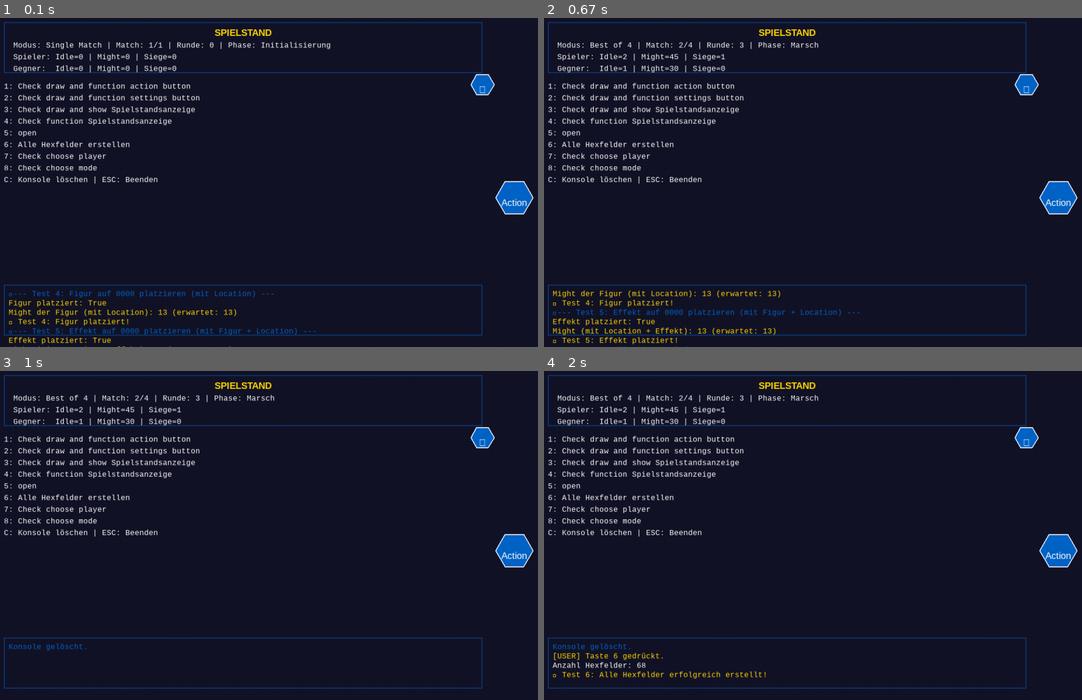
Above: before the commit, frames 1-4 (two rows, left to right).
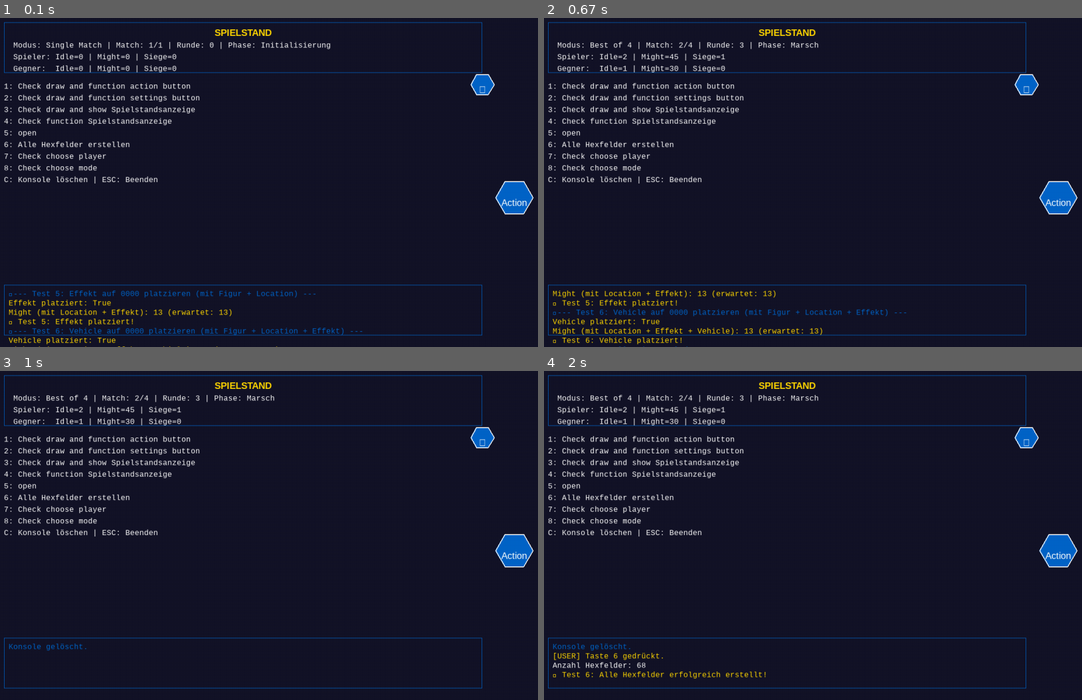
Above: after the commit, the same moments.

Repository: falkstergaming/Assault
Game: pygame game, started from main.py
Same seed, same stepped clock (60 frames per second), same inputs: the game is played once before the commit and once after it.
Inputs (mouse positions are in pixels of both pictures, inside the frame that each line leads up to):
- Up to frame 1 (0.1 s): no input
- Up to frame 2 (0.67 s): tap 4 at 0.33 s
- Up to frame 3 (1 s): tap C at 0.67 s
- Up to frame 4 (2 s): click "Action" at 1.05 s; click (646, 466) at 1.38 s; tap C at 1.73 s; click (796, 568) at 1.75 s; tap 6 at 1.82 s

The runs differ from the first frame. In frame 1, 1.5% of the frame differs, in the area x 1-68%, y 82-100%; in frame 2, 1.4%; in frame 3, nothing differs; in frame 4, nothing differs.

Commit message:
Vehicle Test 0000 eingeführt

Diff:
--- a/core/game/board.py
+++ b/core/game/board.py
@@ -9,13 +9,15 @@
 from core.entities.figure import Figure      # ✅ Importiere die Klassen
 from core.entities.location import Location  # ✅
 from core.entities.effect import Effect        # ✅
+from core.entities.vehicle import Vehicle      # ✅ Vehicle-Unterstützung
 
 if TYPE_CHECKING:  # Vermeidet Zirkelimports zur Laufzeit
     from core.entities.figure import Figure
     from core.entities.location import Location
     from core.entities.effect import Effect
-
-T = TypeVar('T', BaseEntity, Figure, Location, Effect)  # Generischer Typ für Entities
+    from core.entities.vehicle import Vehicle
+
+T = TypeVar('T', BaseEntity, Figure, Location, Effect, Vehicle)  # Generischer Typ für Entities
 
 class Board:
     """
@@ -37,6 +39,7 @@
         self._figures: Dict[str, BaseEntity] = {}      # {hex_id: Figure}
         self._locations: Dict[str, BaseEntity] = {}   # {hex_id: Location}
         self._effects: Dict[str, BaseEntity] = {}     # {hex_id: Effect}
+        self._vehicles: Dict[str, BaseEntity] = {}     # {hex_id: Vehicle}
 
         # Idol-Kontrolle (für Siegbedingungen)
         self._idle_control: Dict[HexID, Optional[str]] = {
@@ -323,7 +326,7 @@
 
     # --- Platzierung von Entities ---
     def place_entity(self, hex_id: HexID, entity: BaseEntity) -> bool:
-        """Platziert eine Entity auf einem Hexfeld. Erlaubt 1 Figur + 1 Location + 1 Effekt pro Feld."""
+        """Platziert eine Entity auf einem Hexfeld. Erlaubt 1 Figur + 1 Location + 1 Effekt + 1 Vehicle pro Feld."""
         if not self.is_valid_position(hex_id):
             return False
 
@@ -333,6 +336,8 @@
             self._locations[hex_id.raw_id] = entity
         elif entity.type == "effect":
             self._effects[hex_id.raw_id] = entity
+        elif entity.type == "vehicle":
+            self._vehicles[hex_id.raw_id] = entity
         else:
             return False  # Unbekannter Typ
 
@@ -346,6 +351,8 @@
             return self._locations.pop(hex_id, None)
         elif entity_type == "effect":
             return self._effects.pop(hex_id, None)
+        elif entity_type == "vehicle":
+            return self._vehicles.pop(hex_id, None)
         return None
 
     def _is_occupied(self, hex_id: HexID) -> bool:
@@ -353,7 +360,8 @@
         return (
             hex_id in self._figures or
             hex_id in self._locations or
-            hex_id in self._effects
+            hex_id in self._effects or
+            hex_id in self._vehicles
         )
 
     # --- Abfrage von Entities ---
@@ -366,10 +374,13 @@
     def get_effect_at(self, hex_id: HexID) -> Optional[BaseEntity]:
         return self._effects.get(hex_id.raw_id)
 
+    def get_vehicle_at(self, hex_id: HexID) -> Optional[BaseEntity]:
+        return self._vehicles.get(hex_id.raw_id)
+
     def get_entity_at(self, hex_id: HexID) -> Optional[BaseEntity]:
         """
         Gibt die erste Entity auf einem Hexfeld zurück (für Abwärtskompatibilität).
-        Falls mehrere Entities vorhanden sind, wird die Priorität: Figur > Location > Effekt verwendet.
+        Falls mehrere Entities vorhanden sind, wird die Priorität: Figur > Location > Effekt > Vehicle verwendet.
         """
         if hex_id.raw_id in self._figures:
             return self._figures[hex_id.raw_id]
@@ -377,6 +388,8 @@
             return self._locations[hex_id.raw_id]
         elif hex_id.raw_id in self._effects:
             return self._effects[hex_id.raw_id]
+        elif hex_id.raw_id in self._vehicles:
+            return self._vehicles[hex_id.raw_id]
         return None
 
     # --- Idol-Kontrolle ---
@@ -401,6 +414,7 @@
         self._figures.clear()
         self._locations.clear()
         self._effects.clear()
+        self._vehicles.clear()
         for idle_id in self._idle_control:
             self._idle_control[idle_id] = None
 
@@ -415,6 +429,10 @@
     def get_all_effects(self) -> List[Effect]:
         """Gibt alle Effekte auf dem Board zurück."""
         return list(self._effects.values())
+
+    def get_all_vehicles(self) -> List[Vehicle]:
+        """Gibt alle Vehicles auf dem Board zurück."""
+        return list(self._vehicles.values())
 
     def is_field_occupied(self, hex_id: HexID) -> bool:
         """Prüft, ob ein Feld belegt ist."""
--- a/core/tests/init_test.py
+++ b/core/tests/init_test.py
@@ -2,24 +2,27 @@
 from core.entities.figure import Figure
 from core.entities.location import Location
 from core.entities.effect import Effect
+from core.entities.vehicle import Vehicle
 from core.utils.hex_id import HexID
 from core.utils.global_constants import COLORS
 
 class InitTest:
     """Führt alle Initialisierungstests (1–5, 7–8) aus und nutzt deine bestehende Console/Screen."""
 
-    def __init__(self, board: Board, console, screen, figuren, eterniaorte, effekte):
+    def __init__(self, board: Board, console, screen, figuren, eterniaorte, effekte, fahrzeuge=None):
         self.board = board
         self.console = console
         self.screen = screen
         self.figuren = figuren
         self.eterniaorte = eterniaorte
         self.effekte = effekte
+        self.fahrzeuge = fahrzeuge if fahrzeuge else {}
 
         # Lade die Dummy-Entitäten aus den übergebene JSON-Daten
         self.dummy_figure = Figure.from_dict(figuren["0000"])
         self.dummy_location = Location.from_dict(eterniaorte["0000"])
         self.dummy_effect = Effect.from_dict(effekte["0000"])
+        self.dummy_vehicle = Vehicle.from_dict(self.fahrzeuge.get("0000", {"id": "0000", "name": "DummyVehicle", "type": "vehicle", "base_might": 0}))
 
     def load_dummy_entities(self):
         """Lädt die Dummy-Entitäten aus den JSON-Dateien (Fallback, falls benötigt)."""
@@ -30,7 +33,7 @@
         self.dummy_effect = Effect.from_dict({"id": "0000", "name": "DummyEffect", "type": "effect", "base_might": 0, "buffs": {"self": []}})
 
     def run(self):
-        """Führt alle Tests (1–5, 7–8) aus und gibt Ergebnisse in der Konsole aus."""
+        """Führt alle Tests (1–6, 7–8) aus und gibt Ergebnisse in der Konsole aus."""
         self.console.log("=== INITIALISIERUNGSTESTS ===", COLORS["highlight"])
 
         # Test 1: Board-Aufbau
@@ -47,6 +50,9 @@
 
         # Test 5: Effekt auf 0000 platzieren (mit Figur + Location)
         self._test_place_effect()
+
+        # Test 6: Vehicle auf 0000 platzieren (mit Figur + Location + Effekt)
+        self._test_place_vehicle()
 
         # Test 7: Alle Figuren laden
         self._test_load_all_figures()
@@ -137,6 +143,33 @@
         else:
             self.console.log("❌ Test 5: Platzierung fehlgeschlagen!", COLORS["idle_opponent"])
 
+    def _test_place_vehicle(self):
+        """Test 6: Platziert Vehicle auf 0000 (mit Figur + Location + Effekt)."""
+        self.console.log("\n--- Test 6: Vehicle auf 0000 platzieren (mit Figur + Location + Effekt) ---", COLORS["primary"])
+        hex_id = HexID("0000")
+        success = self.board.place_entity(hex_id, self.dummy_vehicle)
+        self.console.log(f"Vehicle platziert: {success}", COLORS["highlight"] if success else COLORS["idle_opponent"])
+        if success:
+            figure = self.board.get_figure_at(hex_id)
+            location = self.board.get_location_at(hex_id)
+            effect = self.board.get_effect_at(hex_id)
+            vehicle = self.board.get_vehicle_at(hex_id)
+            if figure and location and effect and vehicle:
+                location_self_buffs = sum(buff.value for buff in location.buffs["self"])
+                figure_self_buffs = sum(buff.value for buff in figure.buffs["self"]) if figure.alt else 0
+                effect_self_buffs = sum(buff.value for buff in effect.buffs["self"]) if effect.alt else 0
+                might = (figure.base_might + location.base_might + effect.base_might + vehicle.base_might +
+                         location_self_buffs + figure_self_buffs + effect_self_buffs)
+                expected = (self.dummy_figure.base_might + self.dummy_location.base_might + self.dummy_effect.base_might + self.dummy_vehicle.base_might +
+                            location_self_buffs + figure_self_buffs + effect_self_buffs)
+                self.console.log(f"Might (mit Location + Effekt + Vehicle): {might} (erwartet: {expected})",
+                                COLORS["highlight"] if might == expected else COLORS["idle_opponent"])
+                self.console.log("✅ Test 6: Vehicle platziert!", COLORS["highlight"])
+            else:
+                self.console.log("❌ Test 6: Eine oder mehrere Entitäten nicht gefunden!", COLORS["idle_opponent"])
+        else:
+            self.console.log("❌ Test 6: Platzierung fehlgeschlagen!", COLORS["idle_opponent"])
+
     def _test_load_all_figures(self):
         """Test 7: Lädt alle Figuren aus figurenwerk.json."""
         self.console.log("\n--- Test 7: Alle Figuren laden ---", COLORS["primary"])
--- a/core/utils/global_constants.py
+++ b/core/utils/global_constants.py
@@ -155,8 +155,9 @@
 
 # --- Dateipfade ---
 DATA_DIR = "data/"
-FIGURES_JSON = f"{DATA_DIR}figures.json"
-LOCATIONS_JSON = f"{DATA_DIR}locations.json"
-EFFECTS_JSON = f"{DATA_DIR}effects.json"
+FIGURES_JSON = f"{DATA_DIR}figurenwerk.json"
+LOCATIONS_JSON = f"{DATA_DIR}eterniaorte.json"
+EFFECTS_JSON = f"{DATA_DIR}effekte.json"
+VEHICLE_JSON = f"{DATA_DIR}fahrzeuge.json"
 FACTIONS_JSON = f"{DATA_DIR}factions.json"
 SETTINGS_INI = "settings.ini"
--- a/simulation.py
+++ b/simulation.py
@@ -18,29 +18,34 @@
 from core.entities.figure import Figure
 from core.entities.location import Location
 from core.entities.effect import Effect
+from core.entities.vehicle import Vehicle
 from core.utils.hex_id import HexID
-from core.utils.global_constants import COLORS
+from core.utils.global_constants import COLORS, FIGURES_JSON, LOCATIONS_JSON, EFFECTS_JSON, VEHICLE_JSON, VEHICLE_JSON
 from interfaces.renderer.pygame.screen import Screen
 from interfaces.renderer.pygame.components.button import HexButton
 from interfaces.renderer.pygame.components.game_status import GameStatusDisplay
 from core.tests.init_test import InitTest
 
-# --- JSON-Daten laden (DEIN ORIGINAL-CODE) ---
+# --- JSON-Daten laden (mit globalen Konstanten) ---
 # Basisverzeichnis (Ordner der simulation.py)
 base_dir = os.path.dirname(os.path.abspath(__file__))
-data_dir = os.path.join(base_dir, "data")
-
-with open(os.path.join(data_dir, "figurenwerk.json"), "r", encoding="utf-8") as f:
+
+with open(os.path.join(base_dir, FIGURES_JSON), "r", encoding="utf-8") as f:
     figuren = json.load(f)
-with open(os.path.join(data_dir, "eterniaorte.json"), "r", encoding="utf-8") as f:
+with open(os.path.join(base_dir, LOCATIONS_JSON), "r", encoding="utf-8") as f:
     eterniaorte = json.load(f)
-with open(os.path.join(data_dir, "effekte.json"), "r", encoding="utf-8") as f:
+with open(os.path.join(base_dir, EFFECTS_JSON), "r", encoding="utf-8") as f:
     effekte = json.load(f)
+with open(os.path.join(base_dir, VEHICLE_JSON), "r", encoding="utf-8") as f:
+    fahrzeuge = json.load(f)
+with open(os.path.join(base_dir, VEHICLE_JSON), "r", encoding="utf-8") as f:
+    fahrzeuge = json.load(f)
 
 # --- Dummy-Entitäten (DEIN ORIGINAL-CODE) ---
 dummy_figure = Figure.from_dict(figuren["0000"])
 dummy_location = Location.from_dict(eterniaorte["0000"])
 dummy_effect = Effect.from_dict(effekte["0000"])
+dummy_vehicle = Vehicle.from_dict(fahrzeuge["0000"])
 
 # --- Konsolenklasse (bestehend) ---
 class InGameConsole:
@@ -140,7 +145,7 @@
     console.log("Drücke 1-8 für Tests, C zum Löschen, ESC zum Beenden", COLORS["primary"])
 
     # --- Init-Tests vorbereiten ---
-    init_test = InitTest(board, console, screen, figuren, eterniaorte, effekte)
+    init_test = InitTest(board, console, screen, figuren, eterniaorte, effekte, fahrzeuge)
     init_tests_executed = False
 
     # --- Hauptschleife ---
